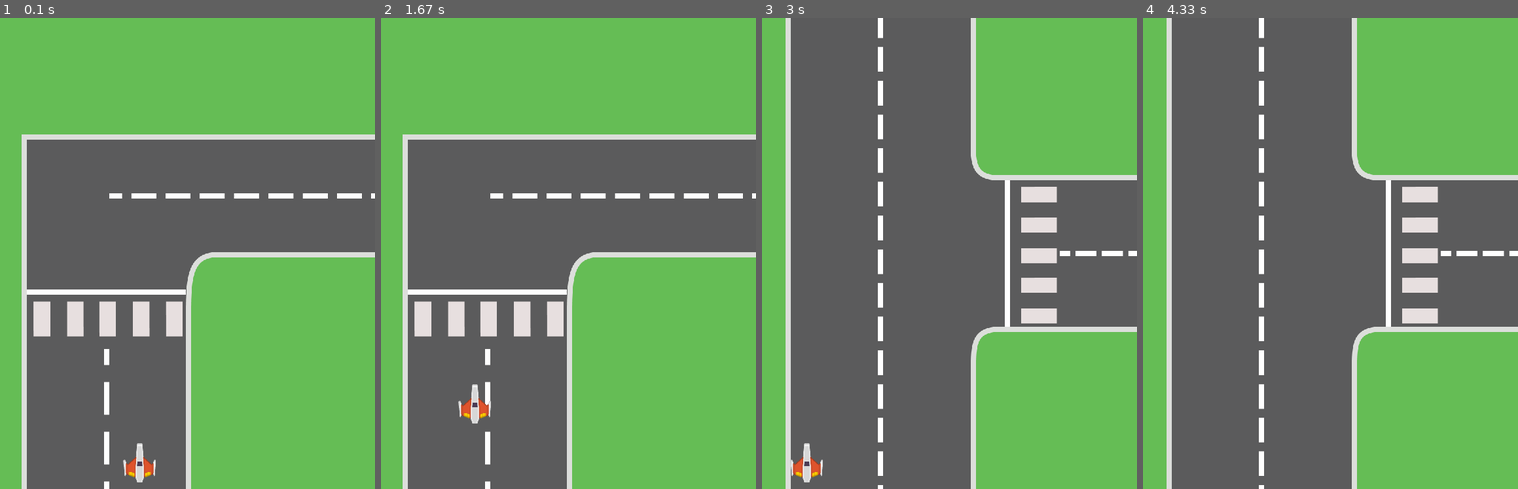
Above: before the commit, frames 1-4 (left to right).
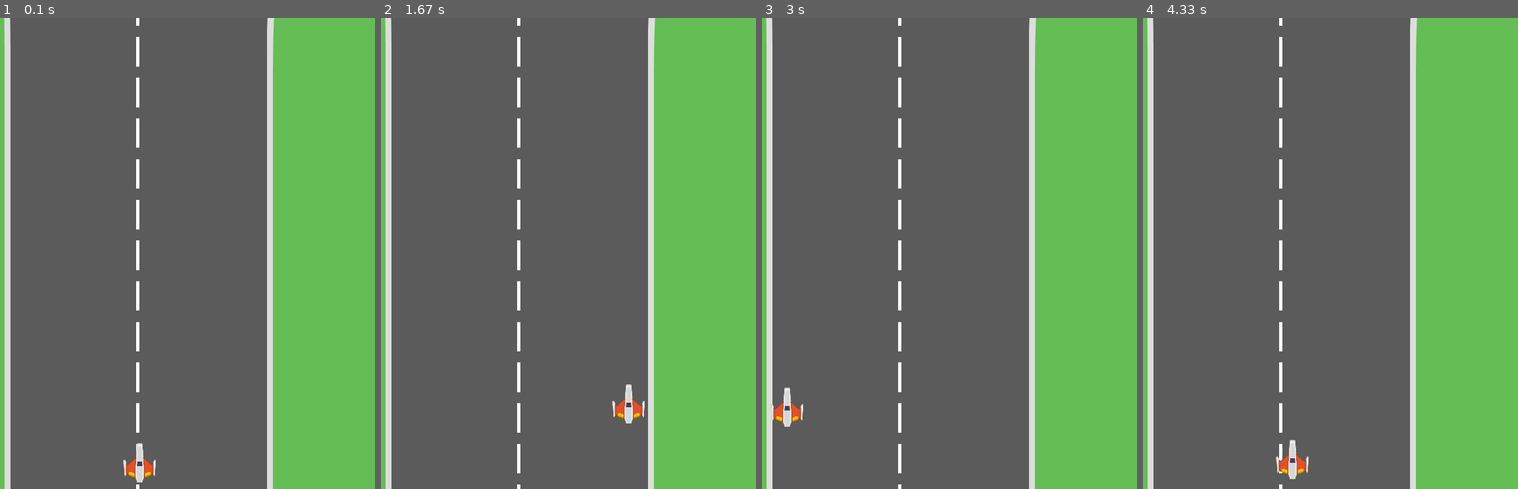
Above: after the commit, the same moments.

Repository: Danilo-C-Ramos/Pygame
Game: pygame game, started from Main.py
Same seed, same stepped clock (60 frames per second), same inputs: the game is played once before the commit and once after it.
Inputs:
- Up to frame 1 (0.1 s): no input
- Up to frame 2 (1.67 s): hold D 0.33-0.8 s; hold W 0.83-1.13 s; hold D 1.17-1.63 s
- Up to frame 3 (3 s): hold A 1.67-2.2 s; hold S 2.23-2.53 s
- Up to frame 4 (4.33 s): hold D 3.4-4.03 s; hold S from 4.07 s (still down)

The runs differ from the first frame. In frame 1, 45% of the frame differs, in the area x 1-100%, y 0-100%; in frame 2, 45%; in frame 3, 30%; in frame 4, 30%.

Commit message:
Mudanca de mapa a partir da saida da tela

Diff:
--- a/Main.py
+++ b/Main.py
@@ -24,11 +24,15 @@
 groups['all_sprites'] = all_sprites
 groups['paredes'] = paredes
 
+keys_down = {}
+
 player = Moto(assets)
 all_sprites.add(player)
 
 state = RETA
-states = [RETA, RETA_D, RETA_E, DOIS_H, DOIS_VD, DOIS_VE, DOIS_H, TRES]
+g = Grama(assets, state)
+paredes.add(g)
+states = [DOIS_H, DOIS_VD, DOIS_VE, DOIS_H, TRES]
 
 tempo = 0
 
@@ -40,6 +44,7 @@
         if event.type == pygame.QUIT:
             state = FIM
         if event.type == pygame.KEYDOWN:
+            keys_down[event.key] = True
             if event.key == pygame.K_a:
                 player.speedx -= 5
             if event.key == pygame.K_d:
@@ -49,30 +54,50 @@
             if event.key == pygame.K_s:
                 player.speedy += 5
         if event.type == pygame.KEYUP:
-            if event.key == pygame.K_a:
-                player.speedx += 5
-            if event.key == pygame.K_d:
-                player.speedx -= 5
-            if event.key == pygame.K_w:
-                player.speedy += 5
-            if event.key == pygame.K_s:
-                player.speedy -= 5
+            if event.key in keys_down and keys_down[event.key]:
+                if event.key == pygame.K_a:
+                    player.speedx += 5
+                if event.key == pygame.K_d:
+                    player.speedx -= 5
+                if event.key == pygame.K_w:
+                    player.speedy += 5
+                if event.key == pygame.K_s:
+                    player.speedy -= 5
 
     #bateu = pygame.sprite.spritecollide(player, obstaculo, True)
     #if bateu:
 
+    if (player.rect.bottom <= 0 or player.rect.left > WIDTH or player.rect.right < 0) and state == RETA:
+        player.rect.centerx = WIDTH / 2
+        player.rect.bottom = HEIGHT - 10
 
 
-    if tempo % 100 == 0:
         paredes.empty()
         #state_i = (state_i + 1) % len(states)
         #state = states[state_i]
 
         state = random.choice(states)
+        print('TROCA')
+        print(state)
 
         g = Grama(assets, state)
         paredes.add(g)
         tempo = 0
+    elif (player.rect.bottom <= 0 or player.rect.left > WIDTH or player.rect.right < 0) and state != RETA:
+
+        player.rect.centerx = WIDTH / 2
+        player.rect.bottom = HEIGHT - 10
+
+        paredes.empty()
+        #state_i = (state_i + 1) % len(states)
+        #state = states[state_i]
+
+        state = RETA
+
+        g = Grama(assets, state)
+        paredes.add(g)
+        tempo = 0
+
 
     tempo += 1
     player.update()
@@ -80,6 +105,7 @@
 
     for parede in pygame.sprite.spritecollide(player, paredes, False, pygame.sprite.collide_mask):
         player.speedx = 0
+        player.speedy = 0
         break
     #all_sprites.add(g)
 
